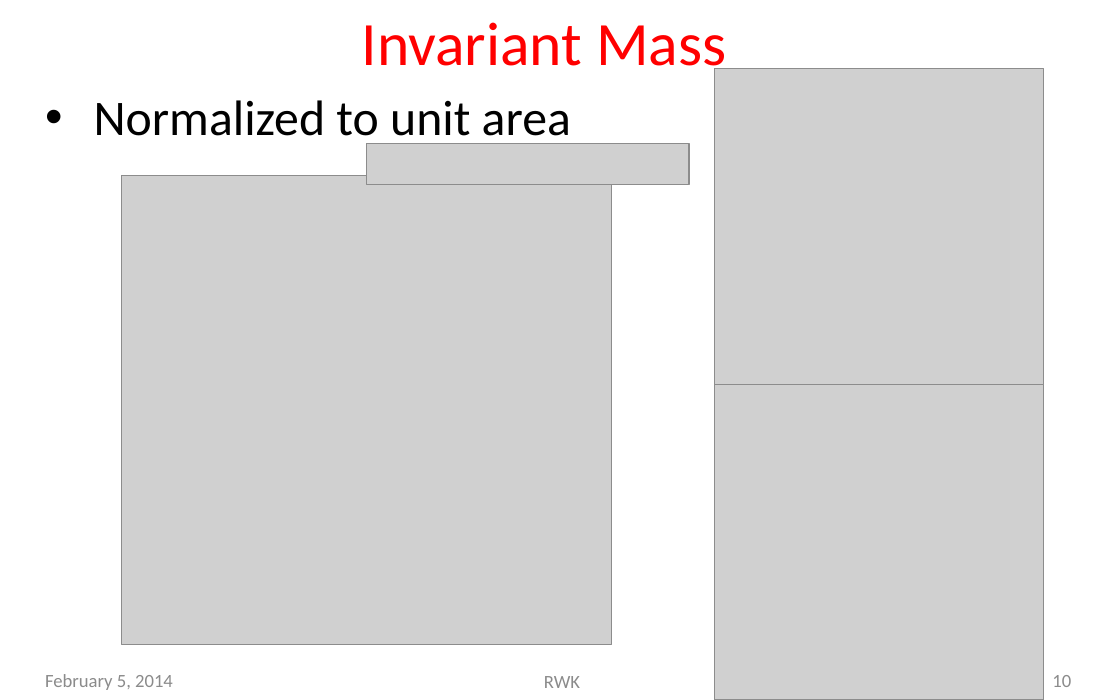
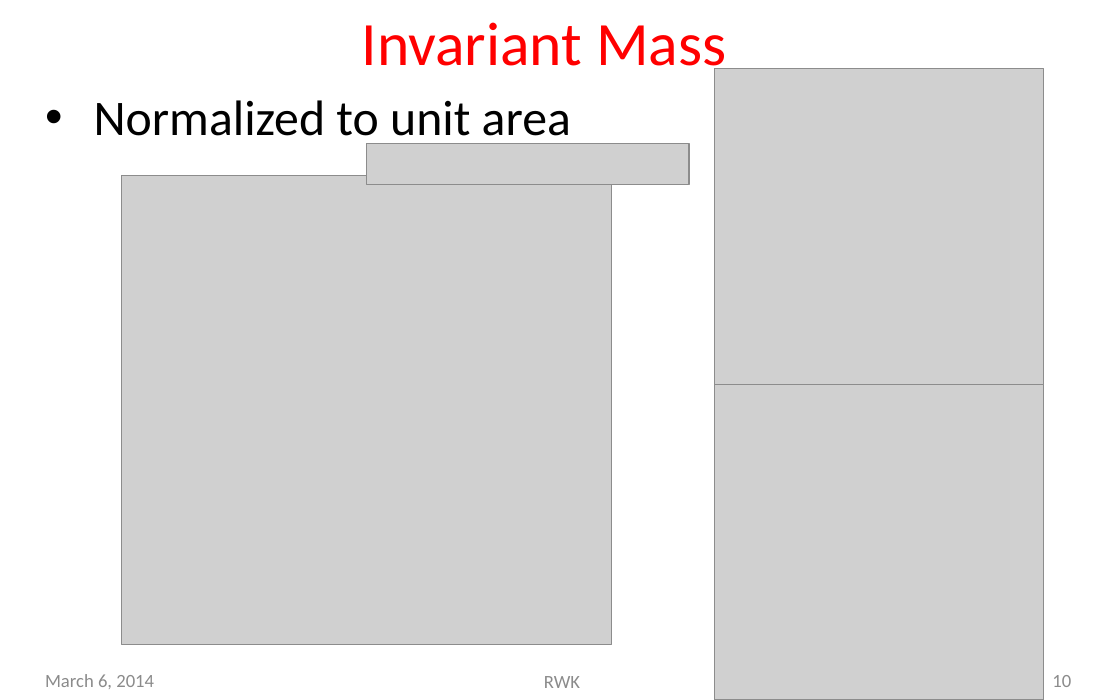
Before and after one commit to kelleyrw/AnalysisTutorial, a slide deck: slide 10 of docs/demo_z_analysis.pptx. Drawn at 1120x700 pixels with LibreOffice and Linux fonts; fonts in the diff are those of the drawing; grey boxes stand for pictures; background and template pictures are left out. Boxes give left, top, right and bottom in pixels: in the first picture for what was removed or moved away, otherwise in the second. Text is boxed around its words. In the diff, an @@ line names an element or a change of style, - is before the commit and + after.

```diff
--- a/docs/demo_z_analysis.pptx
+++ b/docs/demo_z_analysis.pptx
@@ text at (x1=45, y1=674, x2=154, y2=689): text changed @@
-February 5, 2014
+March 6, 2014
```
Also in this commit, not shown: 10 other slides changed.
